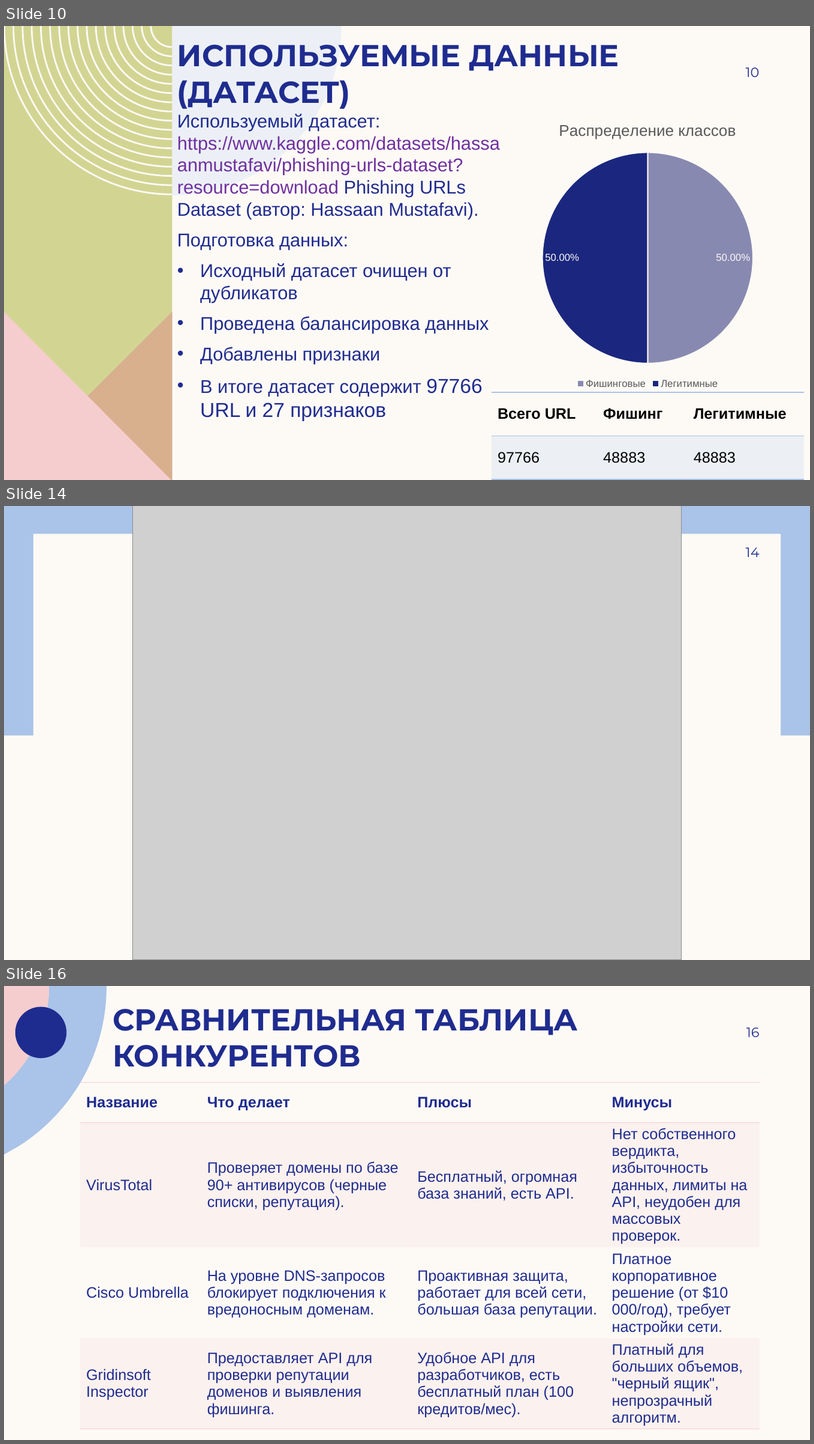
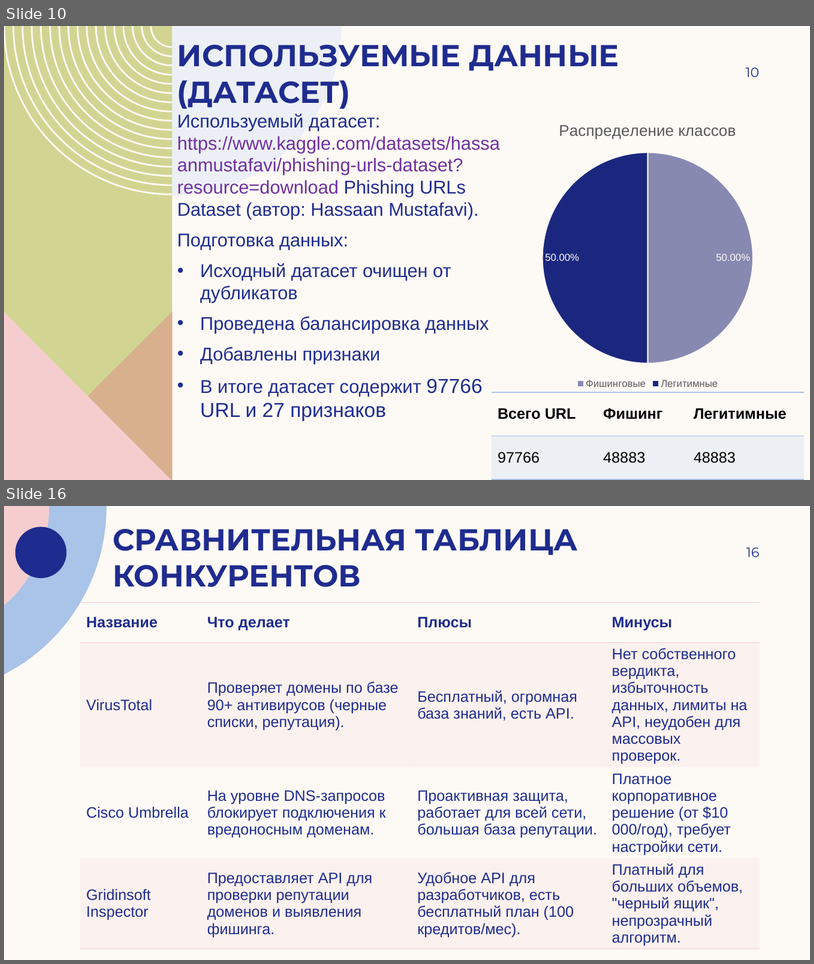
Before and after one commit to andreyilych/cs2valvesoftware, a slide deck: анализатор подозрительности доменных имен (DNS).pptx. Shown one above the other, each under a label of ours: slides 10, 14 and 16 before the commit, slides 10 and 16 after it; the slides between them are not shown. The pictures are 814x1444 and 814x964 pixels, drawn with LibreOffice and Linux fonts; fonts in the diff are those of the drawing; grey boxes stand for pictures. Boxes give left, top, right and bottom in pixels: in the first picture for what was removed or moved away, otherwise in the second. Text is boxed around its words. In the diff, an @@ line names an element or a change of style, - is before the commit and + after.

```diff
--- a/анализатор подозрительности доменных имен (DNS).pptx
+++ b/анализатор подозрительности доменных имен (DNS).pptx
@@ slide 14 removed at [4, 506, 810, 960], background #FDFAF6 @@
@@ rectangle removed at [4, 506, 810, 735] @@
@@ picture removed at [133, 506, 681, 960] @@
@@ rectangle removed at [33, 534, 781, 933] @@
@@ page number removed at [746, 547, 760, 557] @@
-14
```
Also in this commit, not shown: 7 slides changed, 1 slide added.
